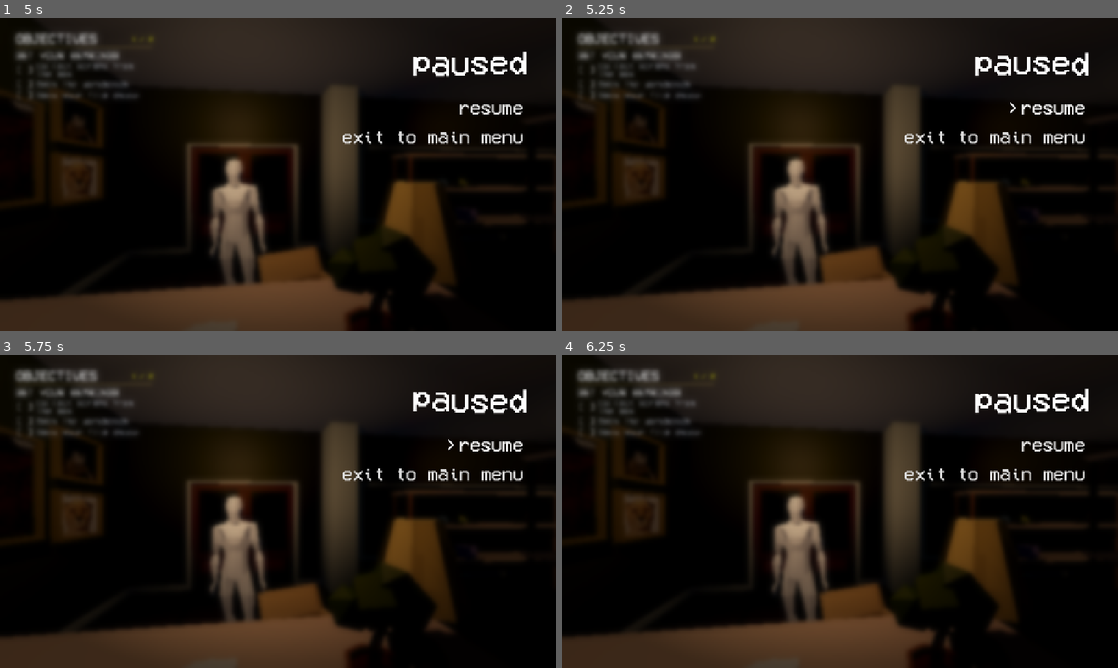
Above: before the commit, frames 1-4 (two rows, left to right).
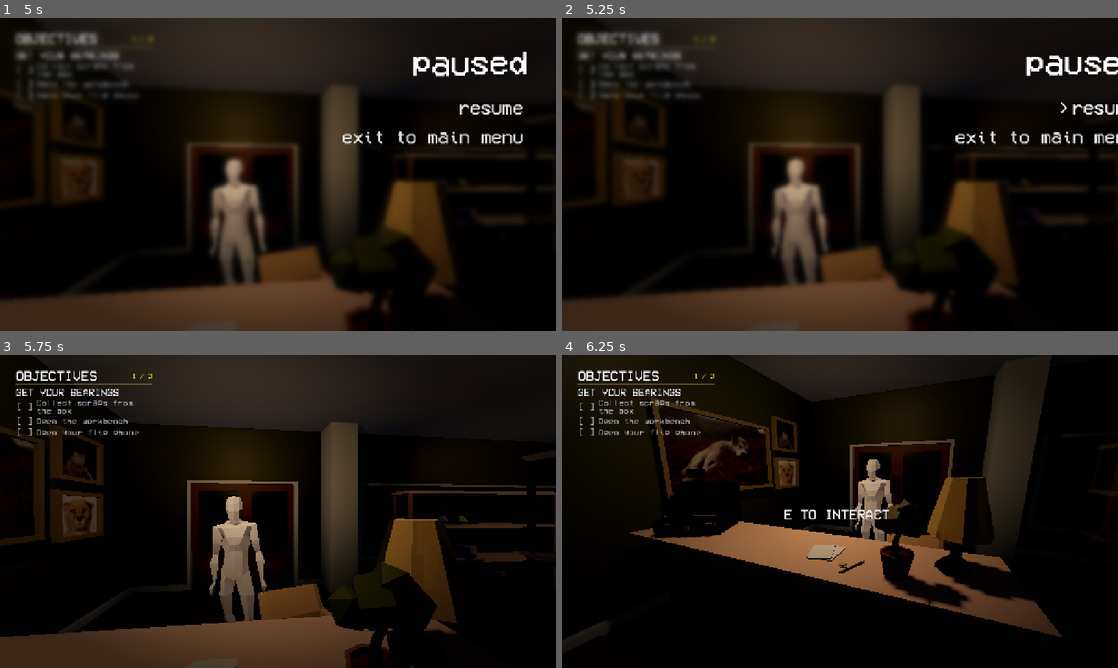
Above: after the commit, the same moments.

Repository: kaminaryu/project-found-footage
Game: Godot game, scene res://Scenes/main_walk.tscn
Same seed, same stepped clock (60 frames per second), same inputs: the game is played once before the commit and once after it. Sound files missing from this copy of the repository are replaced by a short silence.
Inputs (mouse positions are in pixels of both pictures, inside the frame that each line leads up to):
- Up to frame 1 (5 s): tap Q (quit) every 0.75 s from 0.5 to 4.25 s; move the mouse to (305, 174) at 0.52 s; hold Shift (crouch) 0.53-1.28 s; hold W (move_forward) 0.53-4.25 s; click (305, 174) at 0.67 s; tap Enter (ui_accept) at 0.77, 1.52, 3.02, 3.77 s; move the mouse to (250, 174) at 1.27 s; tap E (interact) at 1.35 s; move the mouse to (289, 168) at 2.02 s; press the mouse at (289, 168) at 2.03 s; move the mouse to (272, 180) at 2.77 s; release the mouse at (272, 180) at 2.78 s; tap 1 (use_phone) at 2.85 s; click (272, 180) at 2.92 s; move the mouse to (316, 177) at 3.52 s; tap Backspace at 3.6 s; tap Escape (ui_cancel) at 4.15 s; drag from (111, 127) to (194, 96) at 4.27 s
- Up to frame 2 (5.25 s): click "resume" at 5 s
- Up to frame 3 (5.75 s): no input
- Up to frame 4 (6.25 s): move the mouse to (867, 511) at 5.77 s; hold S (move_back) from 5.78 s (still down); tap E (interact) at 5.85 s; click (867, 511) at 5.92 s

Frame 1 is identical in both runs. In frame 2, 2.0% of the frame differs, in the area x 61-100%, y 10-41%; in frame 3, 7.1%; in frame 4, 41%, in the area x 0-100%, y 0-100%.
Error after the commit: Invalid call. Nonexistent function 'add_item' in base 'CharacterBody3D (player.gd)'. (res://Objects/Mechanism/Phone/flip_phone.gd:22)

Commit message:
Make pause menu buttons working.

Diff:
--- a/Scenes/Menu/pause_menu.gd
+++ b/Scenes/Menu/pause_menu.gd
@@ -26,3 +26,13 @@
 		get_tree().paused = false;
 		Input.mouse_mode = Input.MOUSE_MODE_CAPTURED
 		paused = false;
+
+
+func _on_resume_pressed() -> void:
+	pause()
+
+
+func _on_exit_pressed() -> void:
+	get_tree().paused = false;
+	paused = false;
+	get_tree().change_scene_to_file("res://Scenes/Menu/main_menu.tscn");
--- a/Scenes/Menu/pause_menu.tscn
+++ b/Scenes/Menu/pause_menu.tscn
@@ -165,5 +165,8 @@
 [node name="Transition" type="AnimationPlayer" parent="." unique_id=1719839414]
 libraries/ = SubResource("AnimationLibrary_0km3y")
 
+[connection signal="pressed" from="MarginContainer/VBoxContainer/Buttons/Resume/Label" to="." method="_on_resume_pressed"]
+[connection signal="pressed" from="MarginContainer/VBoxContainer/Buttons/Exit/Label" to="." method="_on_exit_pressed"]
+
 [editable path="MarginContainer/VBoxContainer/Buttons/Resume"]
 [editable path="MarginContainer/VBoxContainer/Buttons/Exit"]
